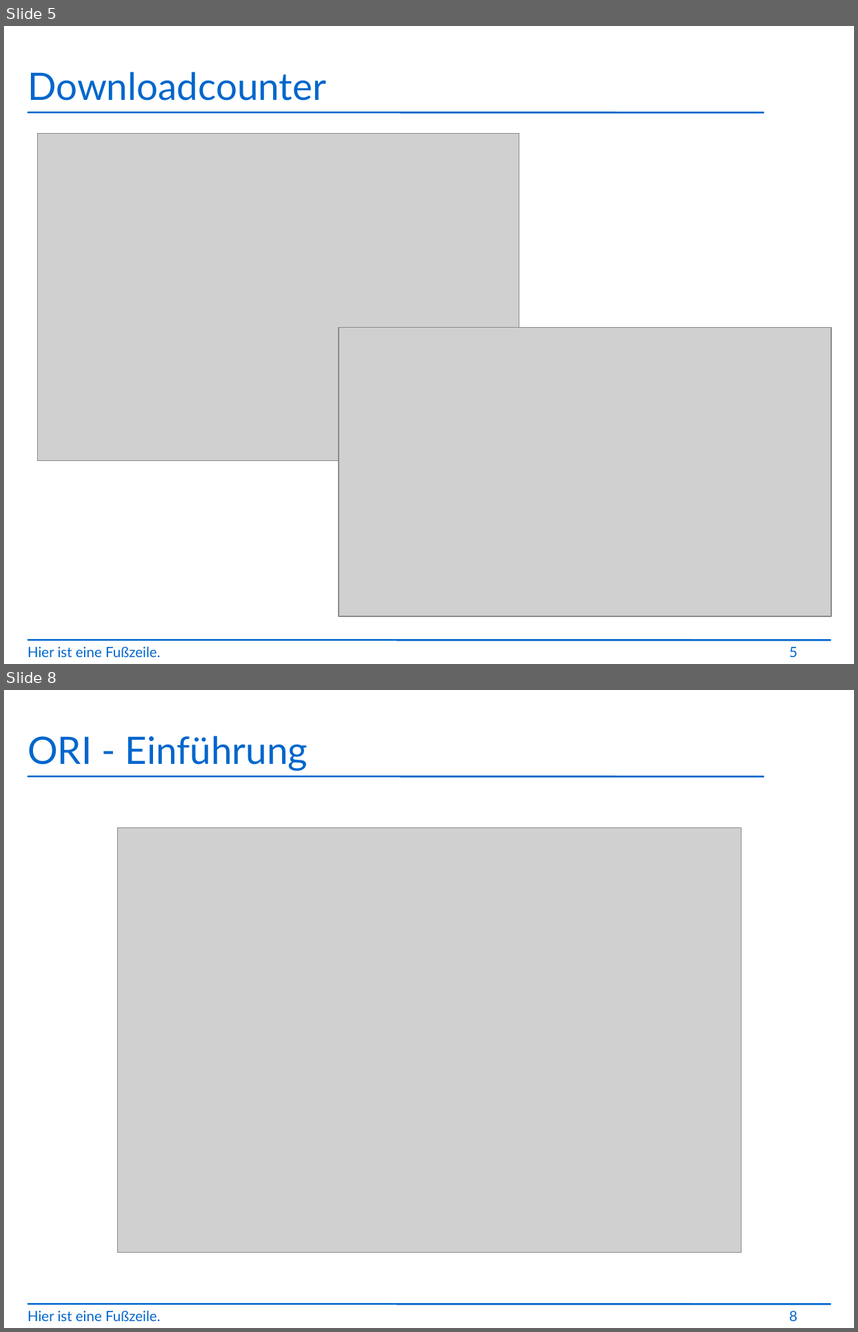
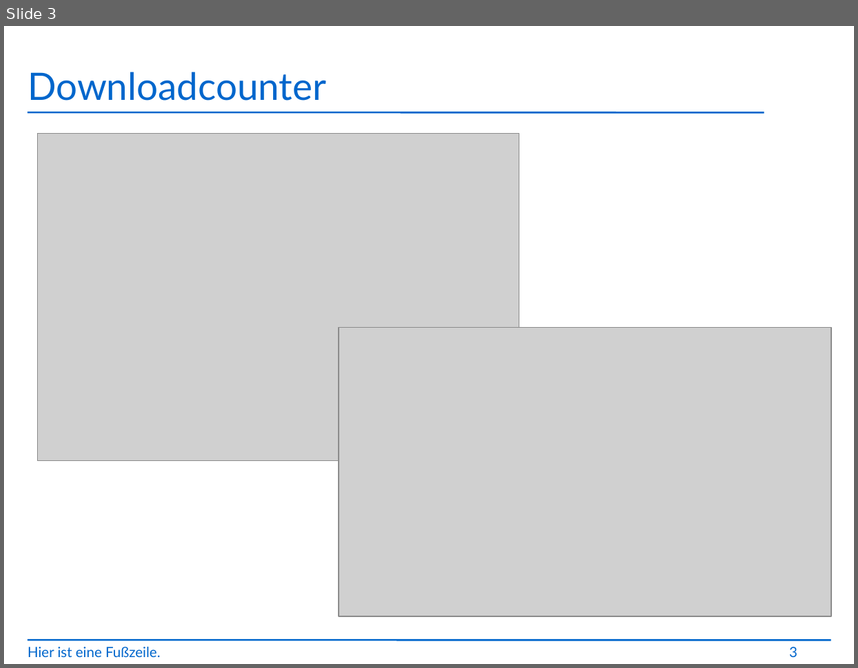
Before and after one commit to jbushe/presentations, a slide deck: presentation.odp. Shown one above the other, each under a label of ours: slides 5 and 8 before the commit, slide 3 after it; the slides between them are not shown. The pictures are 858x1332 and 858x668 pixels, drawn with LibreOffice and Linux fonts; fonts in the diff are those of the drawing; grey boxes stand for pictures; background and template pictures are left out. Boxes give left, top, right and bottom in pixels: in the first picture for what was removed or moved away, otherwise in the second. Text is boxed around its words. In the diff, an @@ line names an element or a change of style, - is before the commit and + after.

```diff
--- a/presentation.odp
+++ b/presentation.odp
@@ slide 8 removed at (x1=4, y1=690, x2=854, y2=1328), background #FFFFFF; not listed: 2 template elements that a slide beside it also shows @@
@@ title removed at (x1=27, y1=736, x2=308, y2=771) @@
-ORI - Einführung
@@ picture removed at (x1=118, y1=828, x2=742, y2=1253) @@
@@ text removed at (x1=27, y1=1310, x2=160, y2=1321) @@
-Hier ist eine Fußzeile.
@@ page number removed at (x1=789, y1=1310, x2=797, y2=1321) @@
-8
@@ what was slide 5 is now slide 3 @@
@@ page number at (x1=789, y1=646, x2=797, y2=657): text changed @@
-5
+3
```
Also in this commit, not shown: 3 slides changed, 1 slide added, 5 other slides removed.
